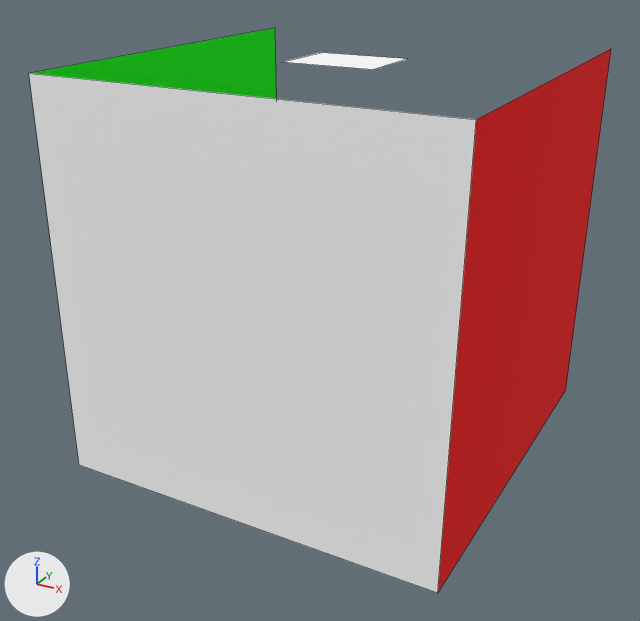
Before and after pictures for a commit that changed the OBJ model assets/cornell_box.obj.
Rendered twice from a camera (50 mm lens) standing at (822.0, -1337.0, 714.0) and looking at (263.0, -322.0, 206.0). Lighting does not change. The marker at lower left points along +X, +Y and +Z. Mesh edges are drawn as thin lines. Where no turn or scale is listed for an object, it has been applied to the vertices.

Before the edit, the objects in view are built like this:
```python
me_green_wall = bpy.data.meshes.new('green_wall')
me_green_wall.from_pydata([(0.0, -559.0, 0.0), (0.0, 0.0, 0.0), (0.0, 0.0, 549.0), (0.0, -559.0, 549.0)], [], [(0, 1, 2, 3)])
me_green_wall.materials.append(mat_green)  # green #00ff00
me_light = bpy.data.meshes.new('light')
me_light.from_pydata([(343.0, -227.0, 548.0), (343.0, -332.0, 548.0), (213.0, -332.0, 548.0), (213.0, -227.0, 548.0)], [], [(0, 1, 2, 3)])
me_light.materials.append(mat_light)  # white #ffffff
me_red_wall = bpy.data.meshes.new('red_wall')
me_red_wall.from_pydata([(553.0, 0.0, 0.0), (550.0, -559.0, 0.0), (556.0, -559.0, 549.0), (556.0, 0.0, 549.0)], [], [(0, 1, 2, 3)])
me_red_wall.materials.append(mat_red)  # red #ff0000
ob_green_wall = bpy.data.objects.new('green_wall', me_green_wall)
ob_green_wall.location = (0.0, 0.0, 0.0)
ob_light = bpy.data.objects.new('light', me_light)
ob_light.location = (0.0, 0.0, 0.0)
ob_red_wall = bpy.data.objects.new('red_wall', me_red_wall)
ob_red_wall.location = (0.0, 0.0, 0.0)
# also in view: 'back_wall' at (278.0, -559.0, 274.0)
```
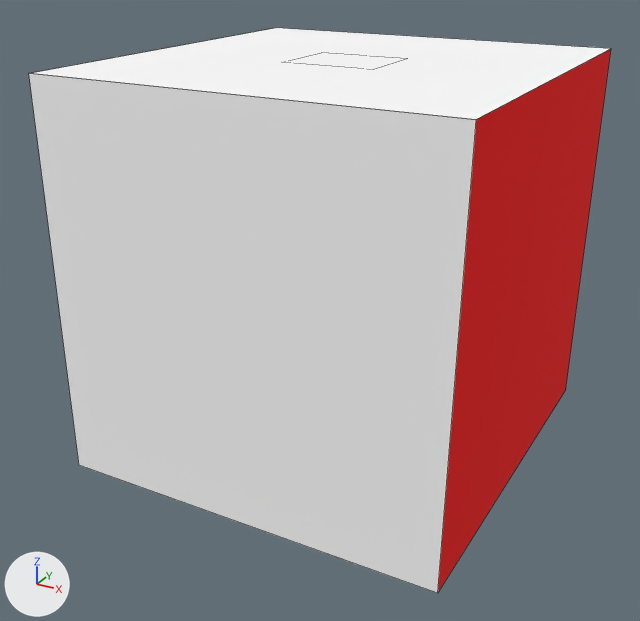
What differs and where, as boxes [x1, y1, x2, y2] in the pictures (640 x 621 px):
'ceiling', added: after [31, 28, 610, 119]
'green_wall', unchanged, covered by the edit: before [31, 28, 277, 99]

Edits to the bpy script that builds the scene:
```text
Add me_ceiling:
    me_ceiling.from_pydata([(556.0, 0.0, 549.0), (556.0, -559.0, 549.0), (0.0, -559.0, 549.0), (0.0, 0.0, 549.0)], [], [(0, 1, 2, 3)])
    me_ceiling.materials.append(mat_white)  # white #ffffff
Add ob_ceiling:
    ob_ceiling = bpy.data.objects.new('ceiling', me_ceiling)
    ob_ceiling.location = (0.0, 0.0, 0.0)
```
